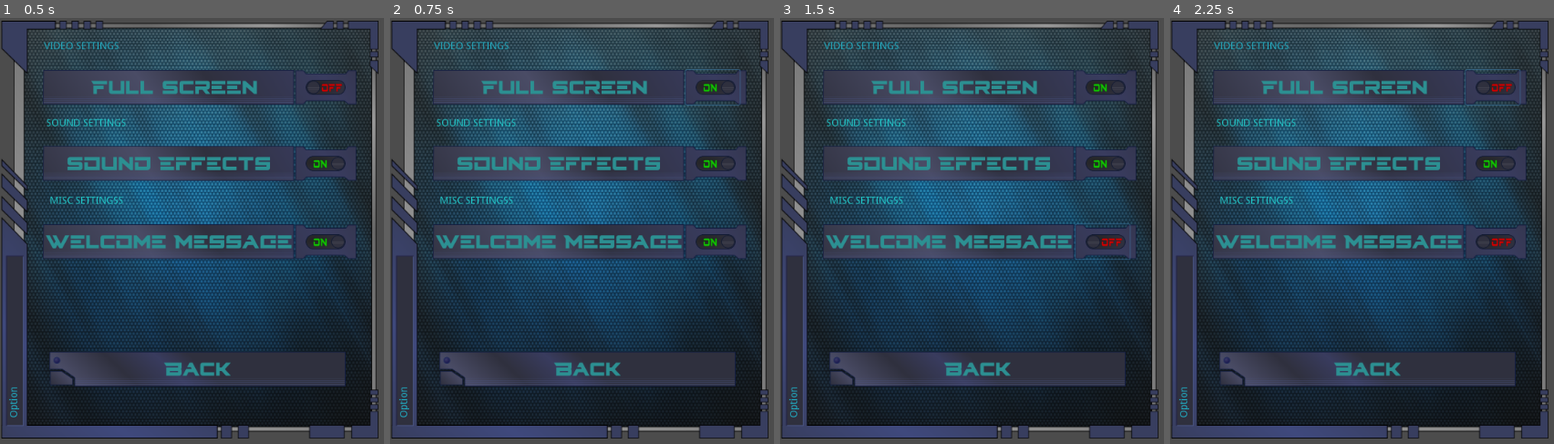
Above: before the commit, frames 1-4 (left to right).
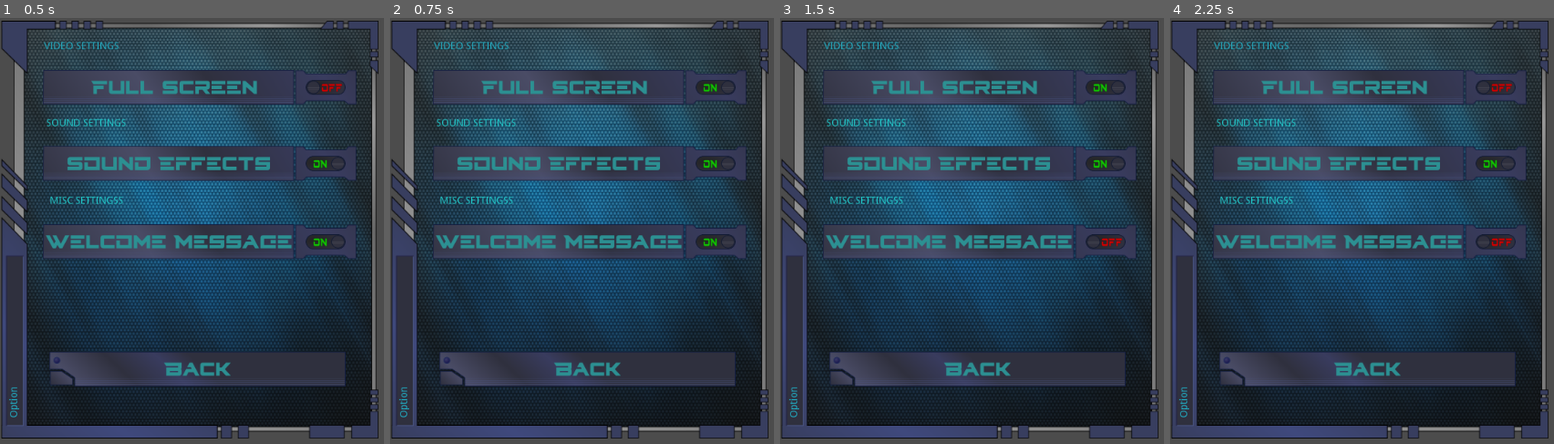
Above: after the commit, the same moments.

Repository: zombieCraig/vxcreator
Game: Godot game, scene res://Scenes/Menu/OptionBox.tscn
The game is run twice, just before and just after one commit, with the same random seed, the same clock (stepped at 60 frames per second) and the same inputs. This scene is started directly instead of the project's main scene.
Inputs (mouse positions are in pixels of both pictures, inside the frame that each line leads up to):
- Up to frame 1 (0.5 s): no input
- Up to frame 2 (0.75 s): click (712, 86) at 0.5 s
- Up to frame 3 (1.5 s): click (1102, 243) at 1.25 s
- Up to frame 4 (2.25 s): click (1492, 86) at 2 s

Frame 1 is identical in both runs. In frame 2, less than 0.1% of the frame differs, in the area x 76-92%, y 11-21%; in frame 3, less than 0.1%; in frame 4, less than 0.1%.

Commit message:
Removed outline around toggle buttons when focused.

Diff:
--- a/Src/Scenes/Menu/OptionBox.tscn
+++ b/Src/Scenes/Menu/OptionBox.tscn
@@ -10,6 +10,27 @@
 [ext_resource path="res://Images/Menu/MenuButtonBackHover.png" type="Texture" id=8]
 [ext_resource path="res://Images/Menu/OptionWelcomeMsg.png" type="Texture" id=9]
 
+[sub_resource type="StyleBoxEmpty" id=1]
+
+content_margin_left = -1.0
+content_margin_right = -1.0
+content_margin_top = -1.0
+content_margin_bottom = -1.0
+
+[sub_resource type="StyleBoxEmpty" id=4]
+
+content_margin_left = -1.0
+content_margin_right = -1.0
+content_margin_top = -1.0
+content_margin_bottom = -1.0
+
+[sub_resource type="StyleBoxEmpty" id=3]
+
+content_margin_left = -1.0
+content_margin_right = -1.0
+content_margin_top = -1.0
+content_margin_bottom = -1.0
+
 [node name="OptionBox" type="Node2D" index="0"]
 
 script = ExtResource( 1 )
@@ -123,13 +144,14 @@
 size_flags_vertical = 1
 custom_icons/off = ExtResource( 4 )
 custom_icons/on = ExtResource( 5 )
+custom_styles/focus = SubResource( 1 )
 toggle_mode = true
 enabled_focus_mode = 2
 shortcut = null
 group = null
 flat = false
 align = 0
-_sections_unfolded = [ "Rect" ]
+_sections_unfolded = [ "custom_styles" ]
 
 [node name="SoundSettingsLabel" type="Label" parent="." index="5"]
 
@@ -193,13 +215,14 @@
 size_flags_vertical = 1
 custom_icons/off = ExtResource( 4 )
 custom_icons/on = ExtResource( 5 )
+custom_styles/focus = SubResource( 4 )
 toggle_mode = true
 enabled_focus_mode = 2
 shortcut = null
 group = null
 flat = false
 align = 0
-_sections_unfolded = [ "Rect" ]
+_sections_unfolded = [ "custom_styles" ]
 
 [node name="BackButton" type="TextureButton" parent="." index="8"]
 
@@ -287,13 +310,14 @@
 size_flags_vertical = 1
 custom_icons/off = ExtResource( 4 )
 custom_icons/on = ExtResource( 5 )
+custom_styles/focus = SubResource( 3 )
 toggle_mode = true
 enabled_focus_mode = 2
 shortcut = null
 group = null
 flat = false
 align = 0
-_sections_unfolded = [ "Rect" ]
+_sections_unfolded = [ "Rect", "custom_styles" ]
 
 [connection signal="toggled" from="FullScreenToggle" to="." method="_on_FullScreenToggle_toggled"]
 
Not shown: 1 places in Src/Scenes/Menu/OptionBox.tscn that only renumber resources
